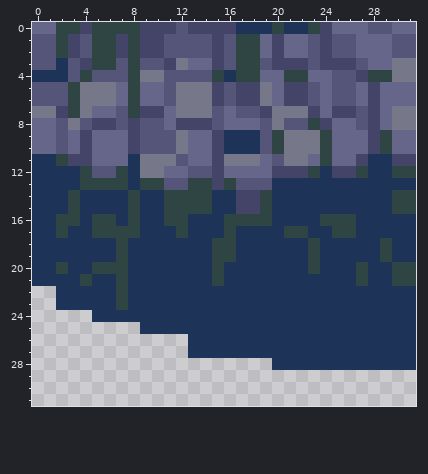
A pixel-art sprite gets an edit: images/crater_008.png. Above, as it was before the edit.
The file is 32x32 pixels.
The same view after the edit:
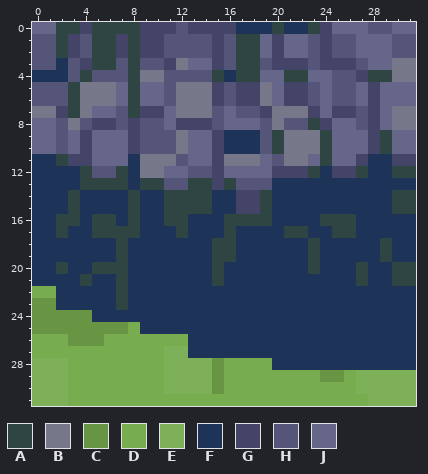
Palette (. is transparent): A #2e4544  B #77778a  C #679544  D #77ac4f  E #7eaf59  F #1d3458  G #444469  H #55557a  J #66668b
The edit:
y 22: x 0..1 .. -> DD
y 23: x 0..1 .. -> CC
y 24: x 0..4 ..... -> CCCCC
y 25: x 0..8 ......... -> CCCCCCCCD
y 26: x 0..12 ............. -> DDDCCCDDDDDDD
y 27: x 0..12 ............. -> DDDDDDDDDDDEE
y 28: x 0..19 .................... -> EEEDDDDDDDDEEEECDDDD
y 29: x 0..31 ................................ -> EEEDDDDDDDDEEEECDDDDDDDDCCDEEEEE
y 30: x 0..31 ................................ -> EEEDDDDDDDDEEEECDDDDDDDDDDDEEEEE
y 31: x 0..31 ................................ -> EEEDDDDDDDDDDDDDDDDDDDDDDDDDEEEE
Where, in picture pixels (left, top, right, bottom), the same in both pictures:
added: (32, 286, 416, 406)
